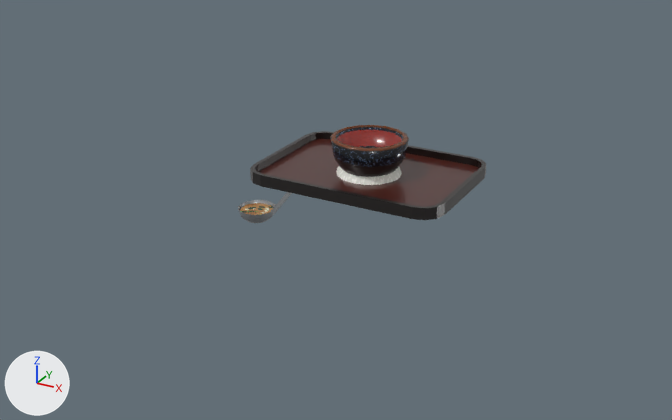
Two versions of the Blender file blender/sidebowls.blend, one commit apart.
Camera for both pictures: a camera (50 mm lens) standing at (0.53, -1.056, 0.468) and looking at (0.0, -0.092, -0.014). Lighting does not change. The marker at lower left points along +X, +Y and +Z. The picture after the commit comes second.

Names of what the first picture shows: 'Bon', 'ChawanBody', 'ChawanRice', 'Otama', 'OtamaSoup', 'WanBody'.
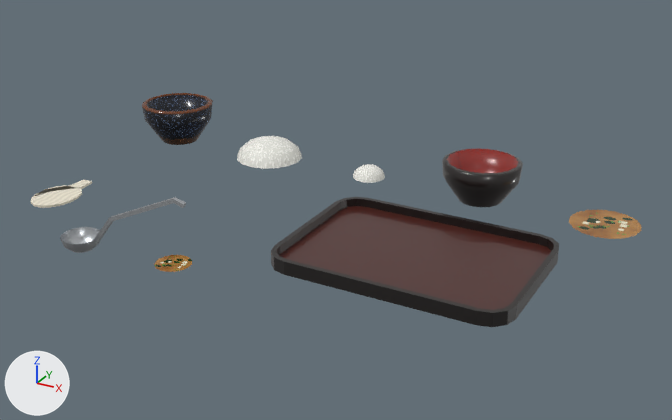
What differs and where, as boxes [x1, y1, x2, y2] in the pictures (672 x 420 px):
'Bon', moved
    before: [250, 131, 486, 220]
    after: [271, 197, 559, 327]
'WanBody', moved
    before: [334, 130, 406, 177]
    after: [442, 148, 523, 207]
'ChawanBody', moved
    before: [331, 125, 409, 167]
    after: [142, 93, 213, 145]
'ChawanRice', moved
    before: [336, 166, 402, 185]
    after: [237, 136, 302, 169]
'Otama', moved
    before: [238, 192, 292, 223]
    after: [60, 197, 186, 253]
'WanSoup', moved (not visible before)
    after: [569, 210, 641, 239]
'Shamoji', moved (not visible before)
    after: [31, 179, 92, 208]
'OtamaSoup', moved
    before: [240, 203, 273, 215]
    after: [154, 255, 192, 272]

The edits, one by one:
Object 'ChawanBody' (ob_chawanbody) moves from (0.0, 0.0, 0.0) to (-0.32, 0.0, 0.0).
Object 'ChawanRice' (ob_chawanrice) moves from (0.0, 0.0, 0.0) to (-0.16, 0.0, 0.0).
Object 'WanBody' (ob_wanbody) moves from (0.0, 0.0, 0.0) to (0.16, 0.0, 0.0).
Object 'WanSoup' (ob_wansoup) moves from (0.0, 0.0, 0.0) to (0.32, 0.0, 0.0).
Object 'Shamoji' (ob_shamoji) moves from (0.0, 0.0, 0.0) to (-0.32, -0.2, 0.0).
Object 'Otama' (ob_otama) moves from (0.0, 0.0, 0.0) to (-0.16, -0.2, 0.0).
Object 'OtamaSoup' (ob_otamasoup) moves from (0.0, 0.0, 0.0) to (0.0, -0.2, 0.0).
Object 'Bon' (ob_bon) moves from (0.0, 0.0, 0.0) to (0.16, -0.2, 0.0).
